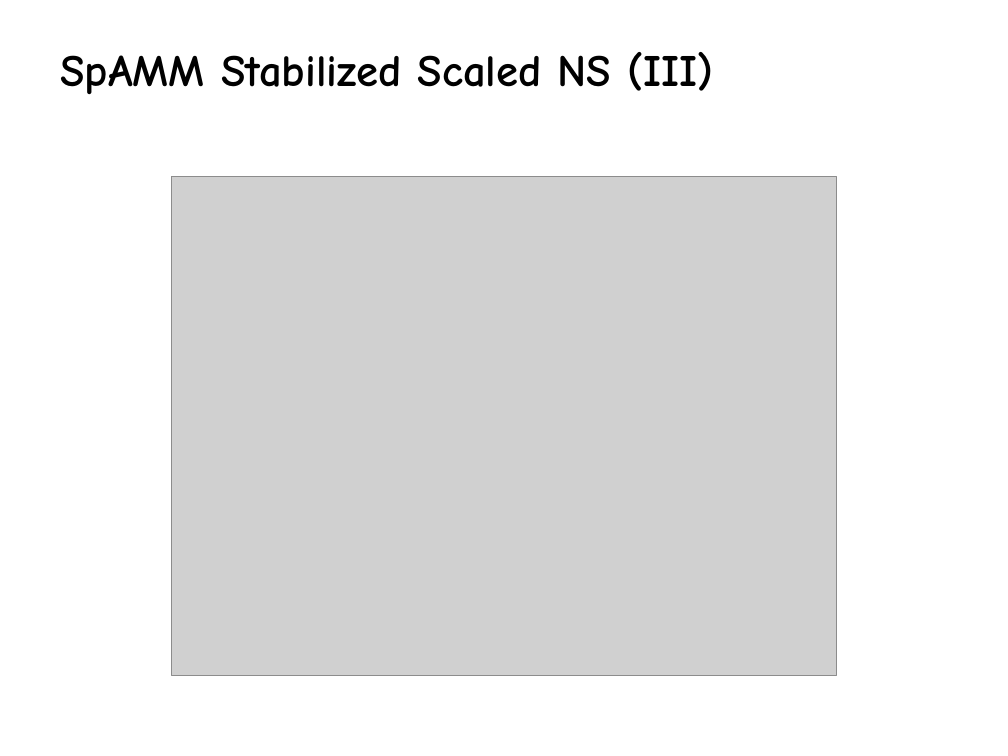
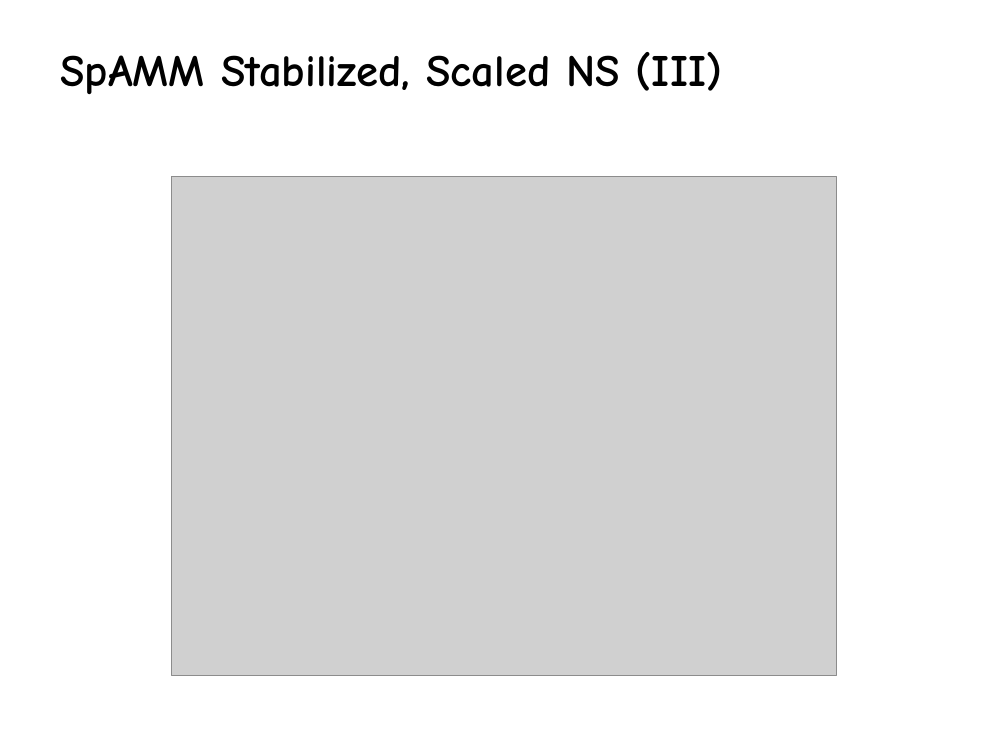
Before and after one commit to FreeON/spammpack, a slide deck: slide 13 of sandwitch_results_3_2015/spamm_big_picture.pptx. Drawn at 1008x756 pixels with LibreOffice and Linux fonts; fonts in the diff are those of the drawing; grey boxes stand for pictures. Boxes give left, top, right and bottom in pixels: in the first picture for what was removed or moved away, otherwise in the second. Text is boxed around its words. In the diff, an @@ line names an element or a change of style, - is before the commit and + after.

```diff
--- a/sandwitch_results_3_2015/spamm_big_picture.pptx
+++ b/sandwitch_results_3_2015/spamm_big_picture.pptx
@@ text at [60, 52, 722, 94]: text changed @@
-SpAMM Stabilized Scaled NS (III)
+SpAMM Stabilized, Scaled NS (III)
```
Also in this commit, not shown: 2 other slides changed, 2 slides added, 2 slides removed, 3 other files.
